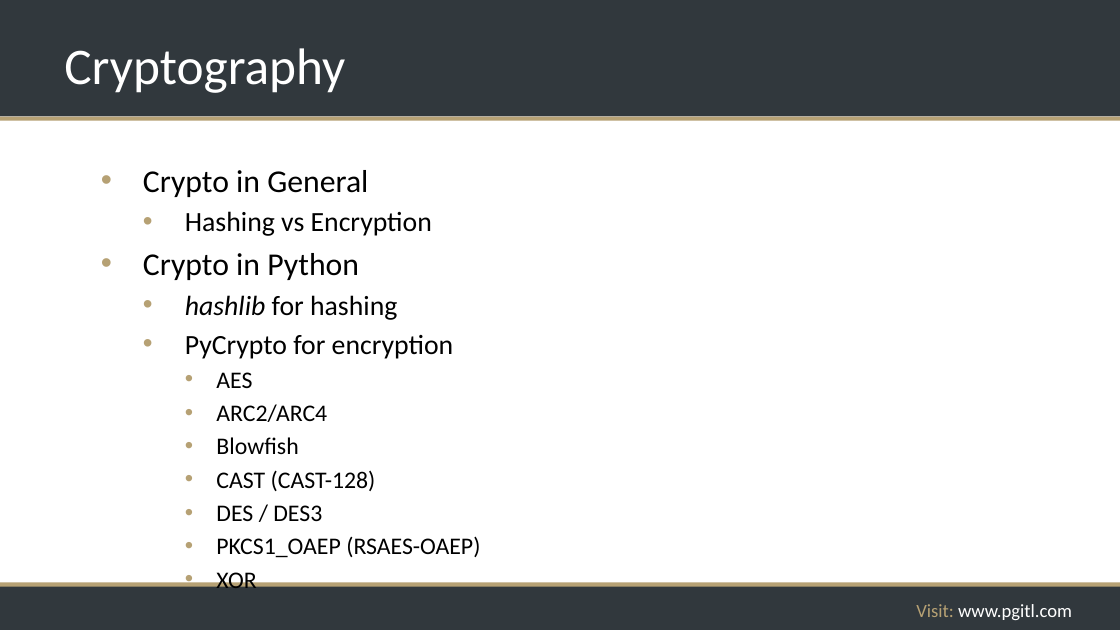
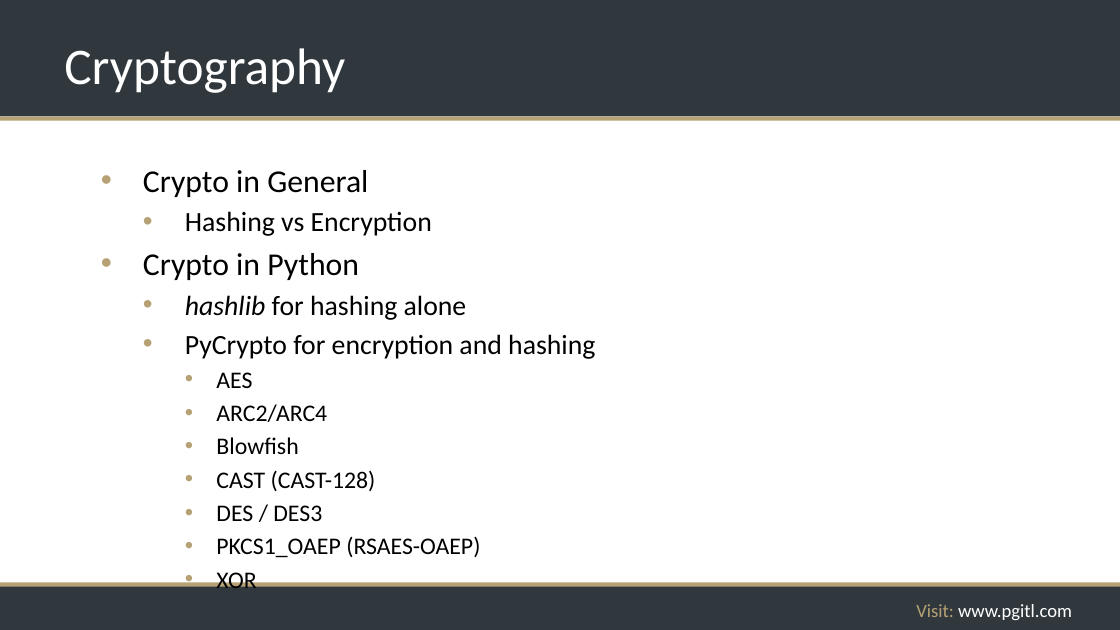
Before and after one commit to rikkouri/project-a, a slide deck: slide 179 of Programming Foundations.pptx. Drawn at 1120x630 pixels with LibreOffice and Linux fonts; fonts in the diff are those of the drawing; background and template pictures are left out. Boxes give left, top, right and bottom in pixels: in the first picture for what was removed or moved away, otherwise in the second. Text is boxed around its words. In the diff, an @@ line names an element or a change of style, - is before the commit and + after.

```diff
--- a/Programming Foundations.pptx
+++ b/Programming Foundations.pptx
@@ text at (x1=185, y1=295, x2=595, y2=359): text changed @@
-  • hashlib for hashing
-  • PyCrypto for encryption
+  • hashlib for hashing alone
+  • PyCrypto for encryption and hashing
```
Also in this commit, not shown: 2 other slides changed.
